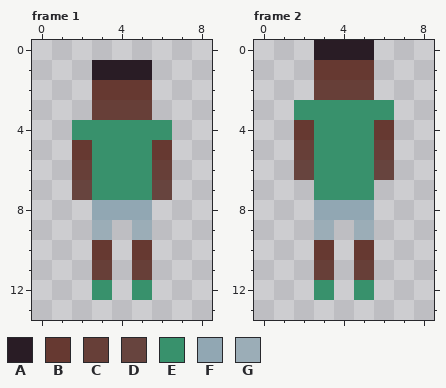
Two states of a pixel-art file, Assets/PersonalAssets/NPC/Day4/ManDayFourCorrectFrontIdle.aseprite. The picture above was drawn from the file before the commit.
9x14 pixels, 3 frames. Colours within 5 levels of each other are drawn and written as one. Shown: frame 1, frame 2. The commit also changed other frames, which this record leaves out.
Palette (. is transparent): A #291c25  B #663931  C #673f38  D #67443e  E #38916c  F #91a7b3  G #9badb7
Pixels before, frame 1, first column x 2:
 1 .AAA.
 2 .BBB.
 3 .CCC.
 4 EEEEE
 5 BEEEB
 6 CEEEC
 7 DEEED
 8 .FFF.
 9 .G.G.
10 .B.B.
11 .C.C.
12 .E.E.
Pixels before, frame 2, first column x 2:
 0 .AAA.
 1 .BBB.
 2 .CCC.
 3 EEEEE
 4 BEEEB
 5 CEEEC
 6 DEEED
 7 .EEE.
 8 .FFF.
 9 .G.G.
10 .B.B.
11 .C.C.
12 .E.E.
And afterwards:
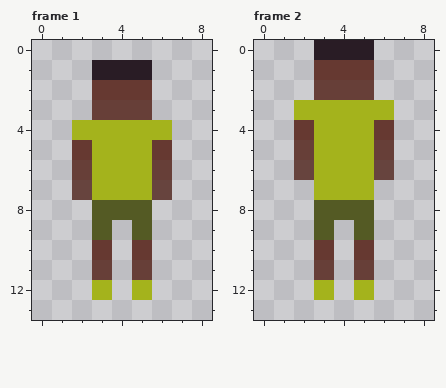
The edit:
colour E: #38916c -> #a4b31c
colour F: #91a7b3 -> #545a24
Frame 1:
y 9: x 3 G -> F; x 5 G -> F
Frame 2: the same change as frame 1
Pixel boxes of the changes (left, top, right, bottom) in both pictures:
changed: (72, 120, 172, 300)
changed: (294, 100, 394, 300)
